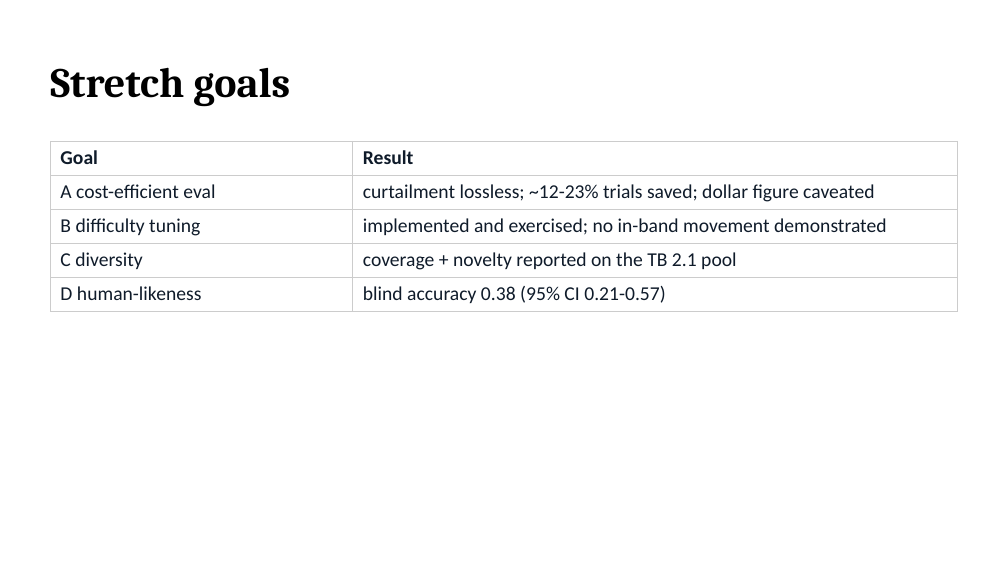
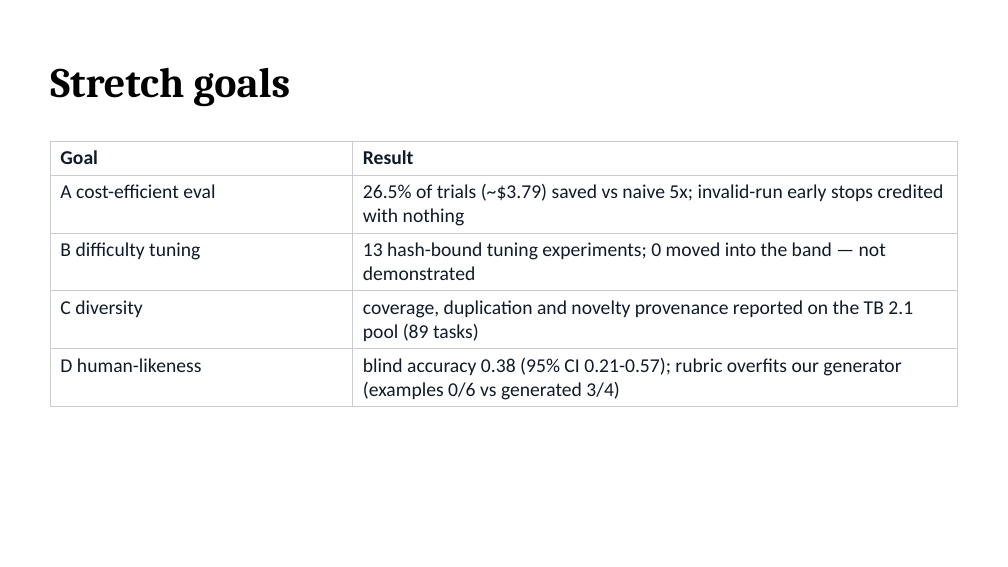
Before and after one commit to zignd/harbor-tbench-worktrial, a slide deck: slide 9 of docs/result/presentation.pptx. Drawn at 1008x567 pixels with LibreOffice and Linux fonts; fonts in the diff are those of the drawing. Boxes give left, top, right and bottom in pixels: in the first picture for what was removed or moved away, otherwise in the second. Text is boxed around its words. In the diff, an @@ line names an element or a change of style, - is before the commit and + after.

Commit message:
docs: pin the audited revision and align the deck with audited stretch numbers
- verification.json regenerated at the final revision, overall_status passed
- deck stretch table now carries the audited figures (26.5% / $3.79 curtailment
  savings, 13 tuning experiments with 0 in band, rubric overfitting)
- docs/result/README.md pins the audited revision hash

```diff
--- a/docs/result/presentation.pptx
+++ b/docs/result/presentation.pptx
@@ table at (50, 141, 958, 404) @@
-row 2, column 2: curtailment lossless; ~12-23% trials saved; dollar figure caveated
+row 2, column 2: 26.5% of trials (~$3.79) saved vs naive 5x; invalid-run early stops credited with nothing
-row 3, column 2: implemented and exercised; no in-band movement demonstrated
+row 3, column 2: 13 hash-bound tuning experiments; 0 moved into the band — not demonstrated
-row 4, column 2: coverage + novelty reported on the TB 2.1 pool
+row 4, column 2: coverage, duplication and novelty provenance reported on the TB 2.1 pool (89 tasks)
-row 5, column 2: blind accuracy 0.38 (95% CI 0.21-0.57)
+row 5, column 2: blind accuracy 0.38 (95% CI 0.21-0.57); rubric overfits our generator (examples 0/6 vs generated 3/4)
```
Also in this commit, not shown: 4 other files.
